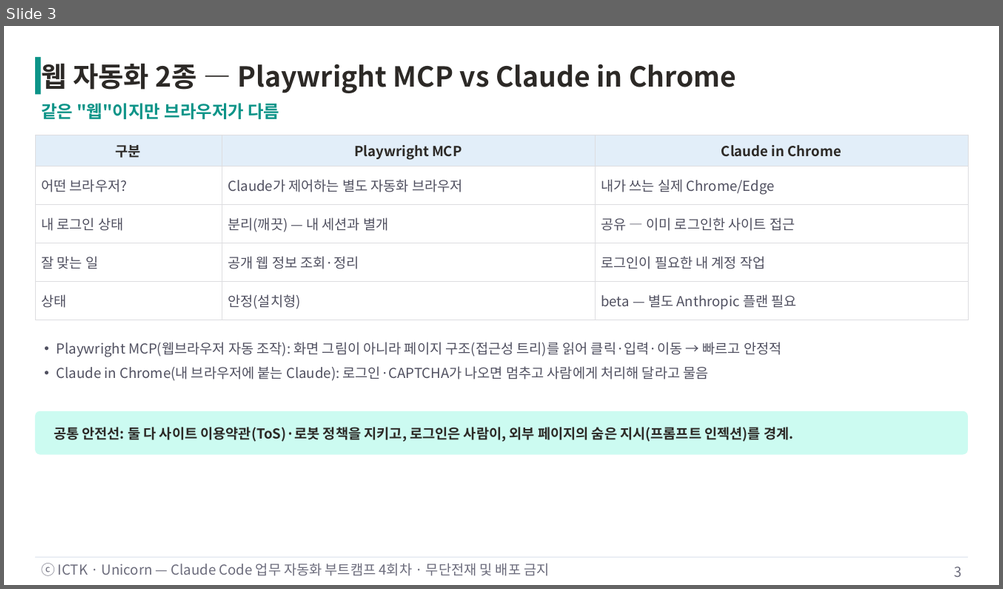
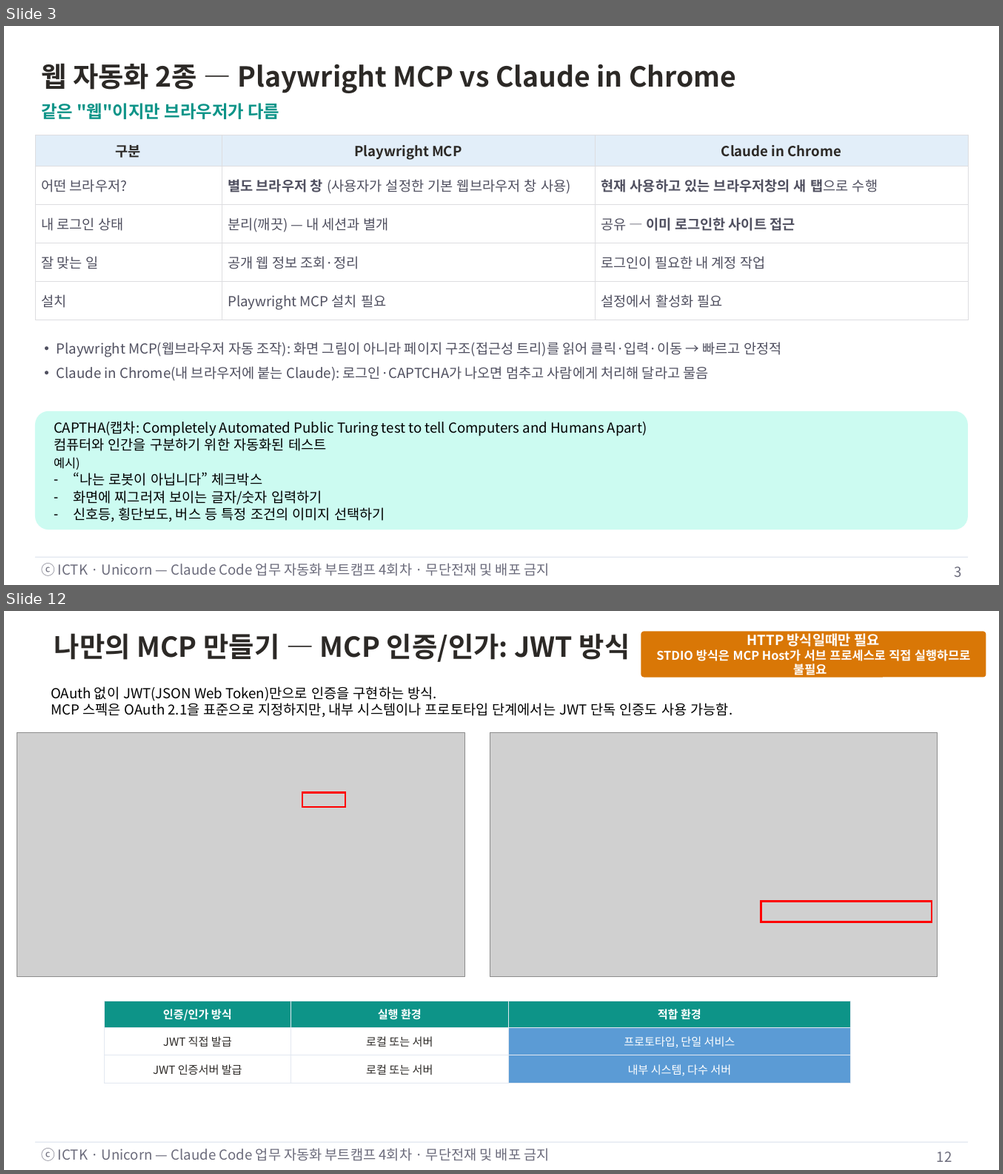
Before and after one commit to unicorn-campus/ai-automation, a slide deck: decks/04-skill-advanced-mcp/4회차-Skill심화-웹MCP-MCP개발.pptx. Shown one above the other, each under a label of ours: slide 3 before the commit, slides 3 and 12 after it; the slides between them are not shown. The pictures are 1003x589 and 1003x1174 pixels, drawn with LibreOffice and Linux fonts; fonts in the diff are those of the drawing; grey boxes stand for pictures. Boxes give left, top, right and bottom in pixels: in the first picture for what was removed or moved away, otherwise in the second. Text is boxed around its words. In the diff, an @@ line names an element or a change of style, - is before the commit and + after.

```diff
--- a/decks/04-skill-advanced-mcp/4회차-Skill심화-웹MCP-MCP개발.pptx
+++ b/decks/04-skill-advanced-mcp/4회차-Skill심화-웹MCP-MCP개발.pptx
@@ slide 12 added at (x1=4, y1=611, x2=999, y2=1170), background #FFFFFF; not listed: 2 template elements that a slide beside it also shows @@
@@ rounded rectangle added at (x1=640, y1=632, x2=985, y2=678), fill #D97706 @@
@@ text added at (x1=656, y1=631, x2=970, y2=678), 14 pt, text #FFFFFF, bold @@
+HTTP 방식일때만 필요
+STDIO 방식은 MCP Host가 서브 프로세스로 직접 실행하므로 불필요
@@ title added at (x1=54, y1=633, x2=630, y2=662), 32 pt, text #2C2926, bold @@
+나만의 MCP 만들기 — MCP 인증/인가: JWT 방식
@@ text added at (x1=51, y1=686, x2=733, y2=718), 16 pt, text #000000 @@
+OAuth 없이 JWT(JSON Web Token)만으로 인증을 구현하는 방식.
+MCP 스펙은 OAuth 2.1을 표준으로 지정하지만, 내부 시스템이나 프로토타입 단계에서는 JWT 단독 인증도 사용 가능함.
@@ picture added at (x1=17, y1=732, x2=464, y2=977) @@
@@ picture added at (x1=489, y1=732, x2=937, y2=977) @@
@@ rectangle added at (x1=302, y1=792, x2=345, y2=807), outline #FF0000 2.25 pt @@
@@ rectangle added at (x1=761, y1=901, x2=931, y2=922), outline #FF0000 2.25 pt @@
@@ table added at (x1=104, y1=1002, x2=850, y2=1083), 3 rows, 3 columns @@
+인증/인가 방식 | 실행 환경 | 적합 환경
+JWT 직접 발급 | 로컬 또는 서버 | 프로토타입, 단일 서비스
+JWT 인증서버 발급 | 로컬 또는 서버 | 내부 시스템, 다수 서버
@@ page number added at (x1=936, y1=1152, x2=952, y2=1162), 16 pt, text #6B6B7B @@
+12
@@ slide 3 changed as well @@
@@ rectangle removed at (x1=35, y1=57, x2=41, y2=94) @@
@@ table at (x1=35, y1=135, x2=967, y2=320) @@
-row 2, column 2: Claude가 제어하는 별도 자동화 브라우저
+row 2, column 2: 별도 브라우저 창 (사용자가 설정한 기본 웹브라우저 창 사용)
-row 2, column 3: 내가 쓰는 실제 Chrome/Edge
+row 2, column 3: 현재 사용하고 있는 브라우저창의 새 탭으로 수행
-row 5: 상태 | 안정(설치형) | beta — 별도 Anthropic 플랜 필요
+row 5: 설치 | Playwright MCP 설치 필요 | 설정에서 활성화 필요
@@ bold on in "이미 로그인한 사이트 접근" @@
@@ rounded rectangle resized from (x1=35, y1=412, x2=967, y2=455) to (x1=35, y1=412, x2=967, y2=530) @@
@@ text at (x1=54, y1=421, x2=647, y2=523): text changed; text colour #2C2926 to #000000; bold off @@
-공통 안전선: 둘 다 사이트 이용약관(ToS)·로봇 정책을 지키고, 로그인은 사람이, 외부 페이지의 숨은 지시(프롬프트 인젝션)를 경계.
+CAPTHA(캡차: Completely Automated Public Turing test to tell Computers and Humans Apart)
+컴퓨터와 인간을 구분하기 위한 자동화된 테스트
+예시)
+– “나는 로봇이 아닙니다” 체크박스
+– 화면에 찌그러져 보이는 글자/숫자 입력하기
+– 신호등, 횡단보도, 버스 등 특정 조건의 이미지 선택하기
```
Also in this commit, not shown: 9 other slides changed, 5 other slides added, 1 slide removed, 20 other files.
